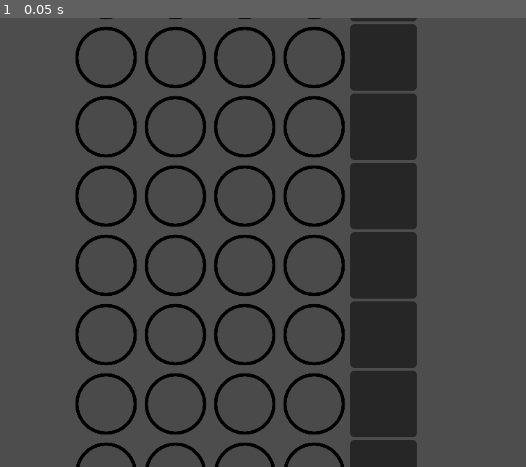
Above: before the commit, frame 1.
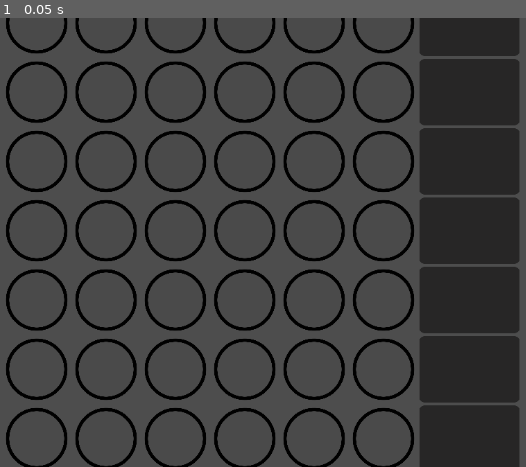
Above: after the commit, the same moment.

Repository: BjornODev/Mastermind_Public
Game: Godot game, scene res://scenes/Main.tscn
The game is run twice, just before and just after one commit, with the same random seed, the same clock (stepped at 60 frames per second) and the same inputs.
Inputs:
- Up to frame 1 (0.05 s): no input

The runs differ from the first frame. In frame 1, 45% of the frame differs, in the area x 1-99%, y 0-100%.

Commit message:
Added variable confirmation peg grid sizes.

Diff:
--- a/project.godot
+++ b/project.godot
@@ -32,9 +32,9 @@
 "path": "res://scripts/slot.gd",
 "type": "file"
 }, {
-"column": 1,
+"column": 35,
 "current": true,
-"line": 64,
+"line": 38,
 "path": "res://scripts/board.gd",
 "type": "file"
 }, {
@@ -48,12 +48,12 @@
 "path": "res://scripts/palette.gd",
 "type": "file"
 }, {
-"column": 0,
-"line": 0,
+"column": 1,
+"line": 12,
 "path": "res://scripts/feedback_grid.gd",
 "type": "file"
 }, {
-"column": 1,
+"column": 0,
 "line": 8,
 "path": "res://scripts/feedback_peg.gd",
 "type": "file"
--- a/scenes/Main.tscn
+++ b/scenes/Main.tscn
@@ -28,6 +28,8 @@
 
 [node name="Board" parent="VBoxContainer/CenterContainer" instance=ExtResource("2_0bbpv")]
 layout_mode = 2
+rows = 10
+v_columns = 6
 
 [node name="Palette" parent="VBoxContainer" instance=ExtResource("3_0bbpv")]
 layout_mode = 2
--- a/scripts/board.gd
+++ b/scripts/board.gd
@@ -36,7 +36,7 @@
 		var grid = feedback_scene.instantiate()
 		grid.row = rows - 1 - r
 		add_child(grid)
-
+		grid.background_resize(v_columns)
 
 func _on_pressed() -> void:
 	submit_guess()
--- a/scripts/feedback_grid.gd
+++ b/scripts/feedback_grid.gd
@@ -7,7 +7,9 @@
 @onready var grid = $GridContainer
 var row := 0
 
-func _ready():
+func background_resize(slot_columns):
+	var cols = int(ceil(slot_columns / 2.0))
+	grid.columns = max(cols, 1)
 	background.size.x = grid.columns * 48
 
 func show_results(black, white):
